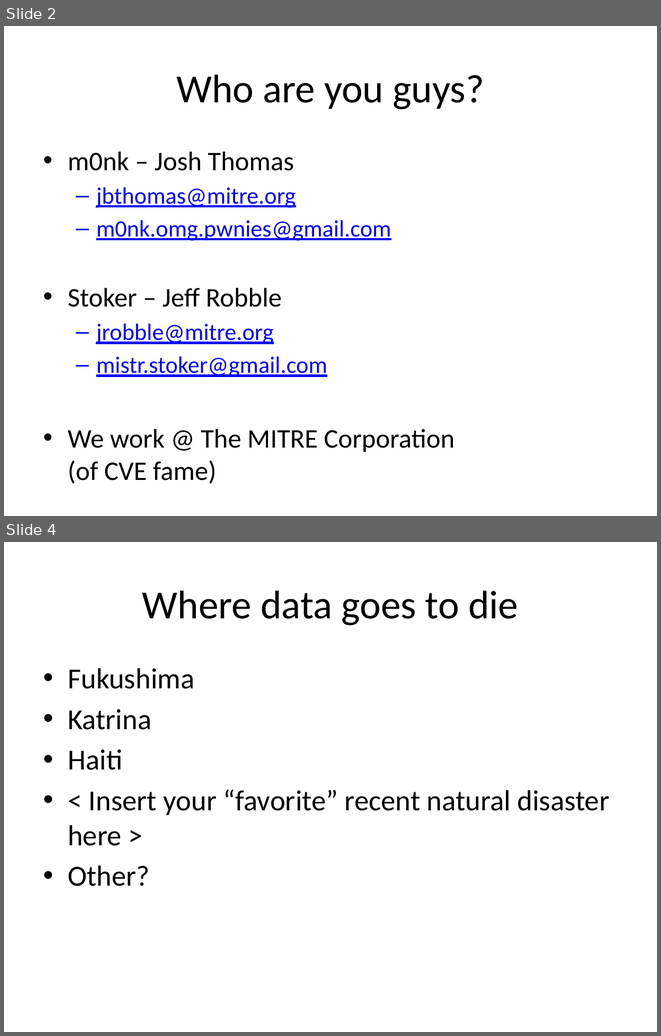
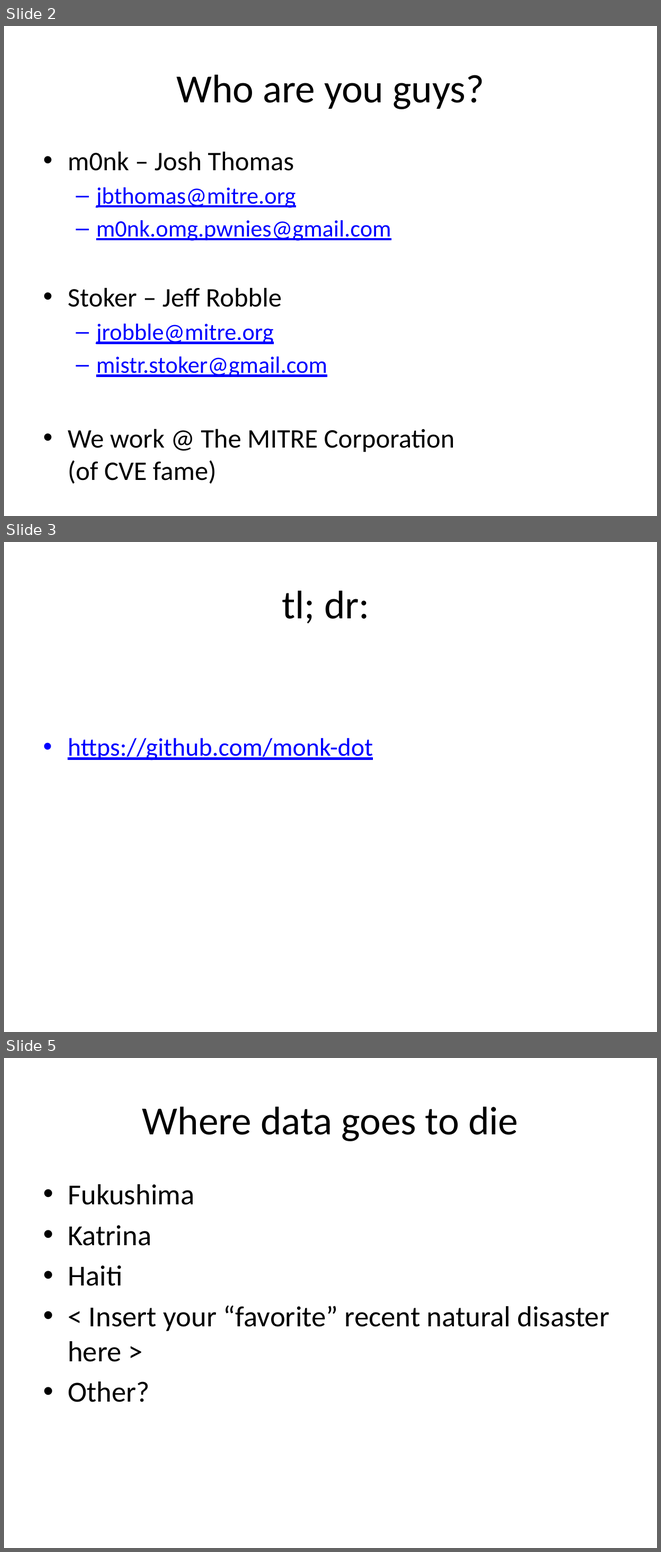
Before and after one commit to monk-dot/SPAN, a slide deck: SPAN DEFCON XX.pptx. Shown one above the other, each under a label of ours: slides 2 and 4 before the commit, slides 2, 3 and 5 after it; the slides between them are not shown. The pictures are 661x1036 and 661x1552 pixels, drawn with LibreOffice and Linux fonts; fonts in the diff are those of the drawing. Boxes give left, top, right and bottom in pixels: in the first picture for what was removed or moved away, otherwise in the second. Text is boxed around its words. In the diff, an @@ line names an element or a change of style, - is before the commit and + after.

```diff
--- a/SPAN DEFCON XX.pptx
+++ b/SPAN DEFCON XX.pptx
@@ slide 3 added at box(4, 542, 657, 1032), background #FFFFFF @@
@@ title added at box(282, 590, 370, 624), 44 pt, text #000000 @@
+tl; dr:
@@ text added at box(68, 738, 373, 760), 28 pt, text #0000FF, underline @@
+  • https://github.com/monk-dot
@@ what was slide 4 is now slide 5 @@
```
Also in this commit, not shown: 5 slides changed, 1 other slide added.
